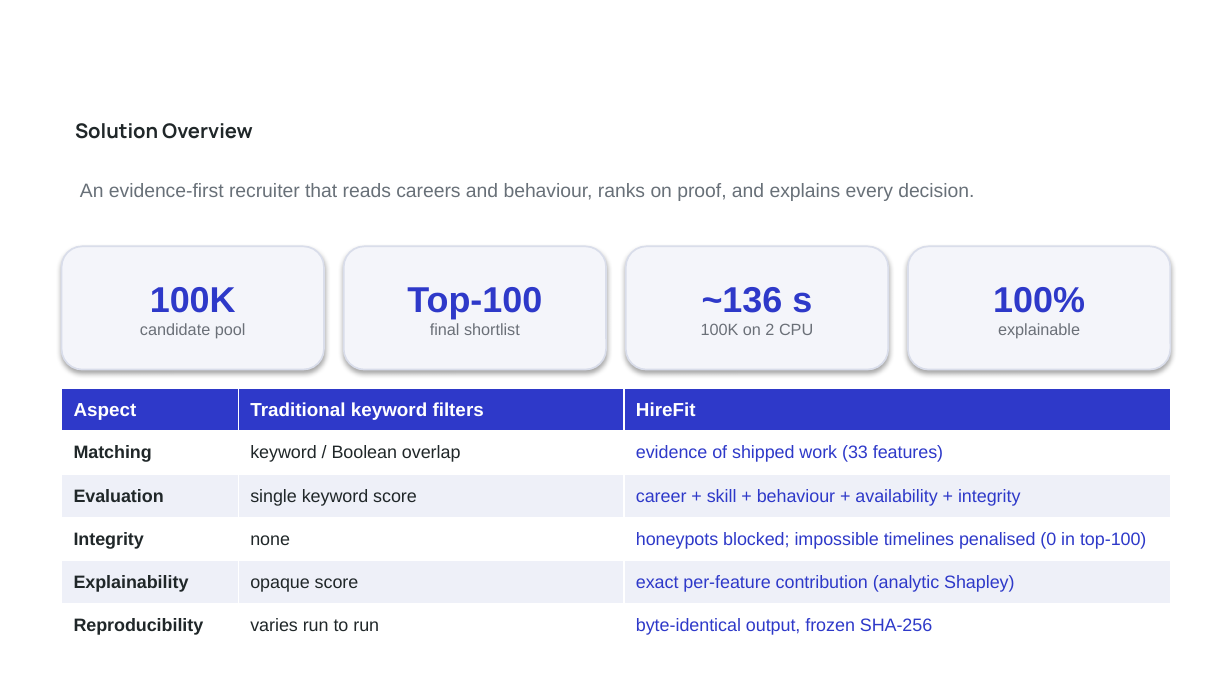
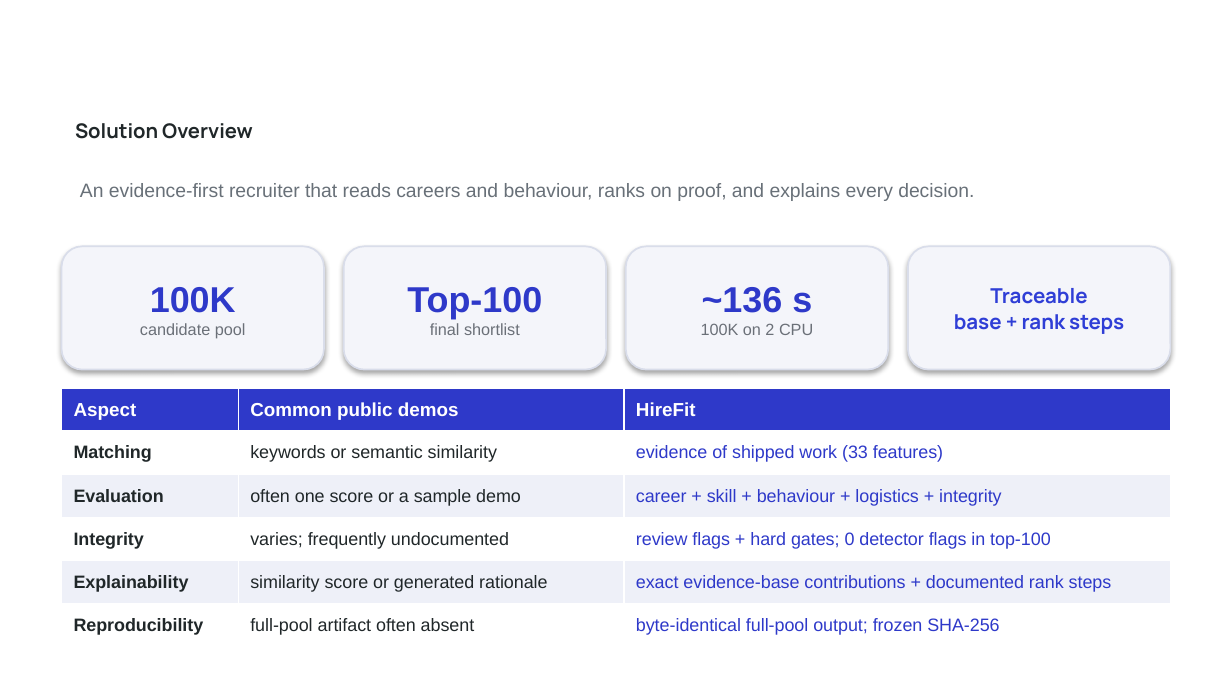
Before and after one commit to bansalbhunesh/redrob-hirefit-ranker, a slide deck: slide 2 of docs/HireFit_Submission_Deck.pptx. Drawn at 1232x693 pixels with LibreOffice and Linux fonts; fonts in the diff are those of the drawing; background and template pictures are left out. Boxes give left, top, right and bottom in pixels: in the first picture for what was removed or moved away, otherwise in the second. Text is boxed around its words. In the diff, an @@ line names an element or a change of style, - is before the commit and + after.

```diff
--- a/docs/HireFit_Submission_Deck.pptx
+++ b/docs/HireFit_Submission_Deck.pptx
@@ text in rounded rectangle at <box>954,288,1124,334</box>: text changed; size 9.5 to 12 pt; font Arial to Manrope; text colour #6B7078 to #2F3ED6; bold on @@
-100%
-explainable
+Traceable
+base + rank steps
@@ table at <box>62,388,1169,647</box> @@
-row 1, column 2: Traditional keyword filters
+row 1, column 2: Common public demos
-row 2, column 2: keyword / Boolean overlap
+row 2, column 2: keywords or semantic similarity
-row 3, column 2: single keyword score
+row 3, column 2: often one score or a sample demo
-row 3, column 3: career + skill + behaviour + availability + integrity
+row 3, column 3: career + skill + behaviour + logistics + integrity
-row 4, column 2: none
+row 4, column 2: varies; frequently undocumented
-row 4, column 3: honeypots blocked; impossible timelines penalised (0 in top-100)
+row 4, column 3: review flags + hard gates; 0 detector flags in top-100
-row 5, column 2: opaque score
+row 5, column 2: similarity score or generated rationale
-row 5, column 3: exact per-feature contribution (analytic Shapley)
+row 5, column 3: exact evidence-base contributions + documented rank steps
-row 6, column 2: varies run to run
+row 6, column 2: full-pool artifact often absent
-row 6, column 3: byte-identical output, frozen SHA-256
+row 6, column 3: byte-identical full-pool output; frozen SHA-256
```
Also in this commit, not shown: 9 other slides changed, 22 other files.
